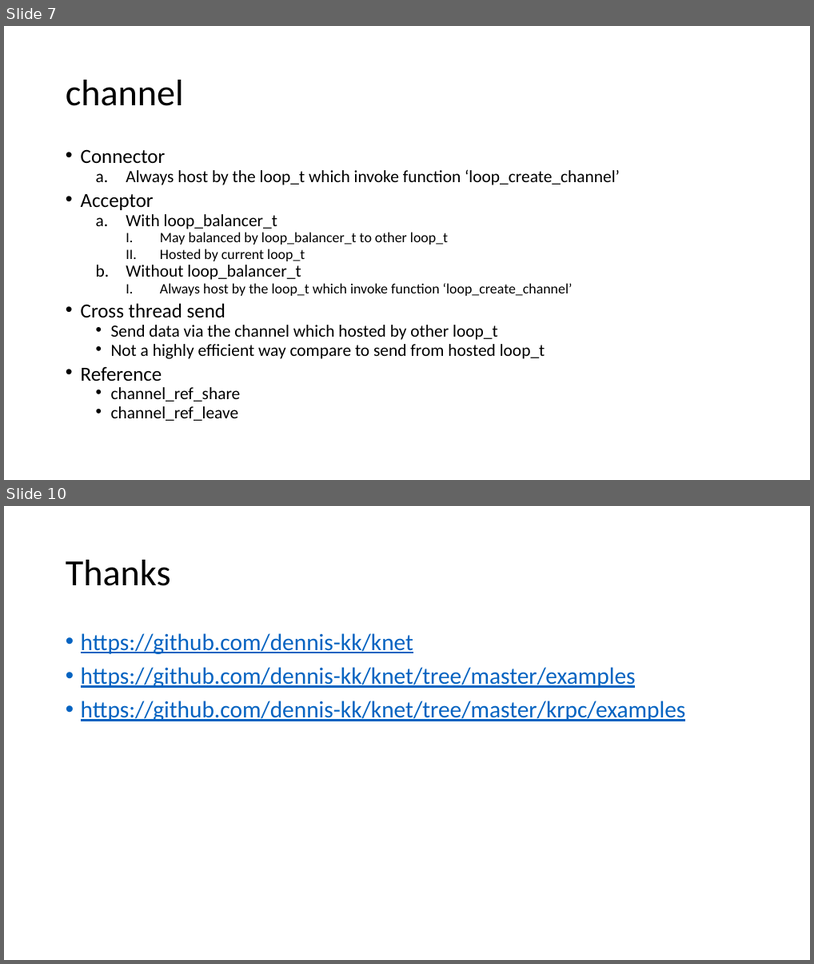
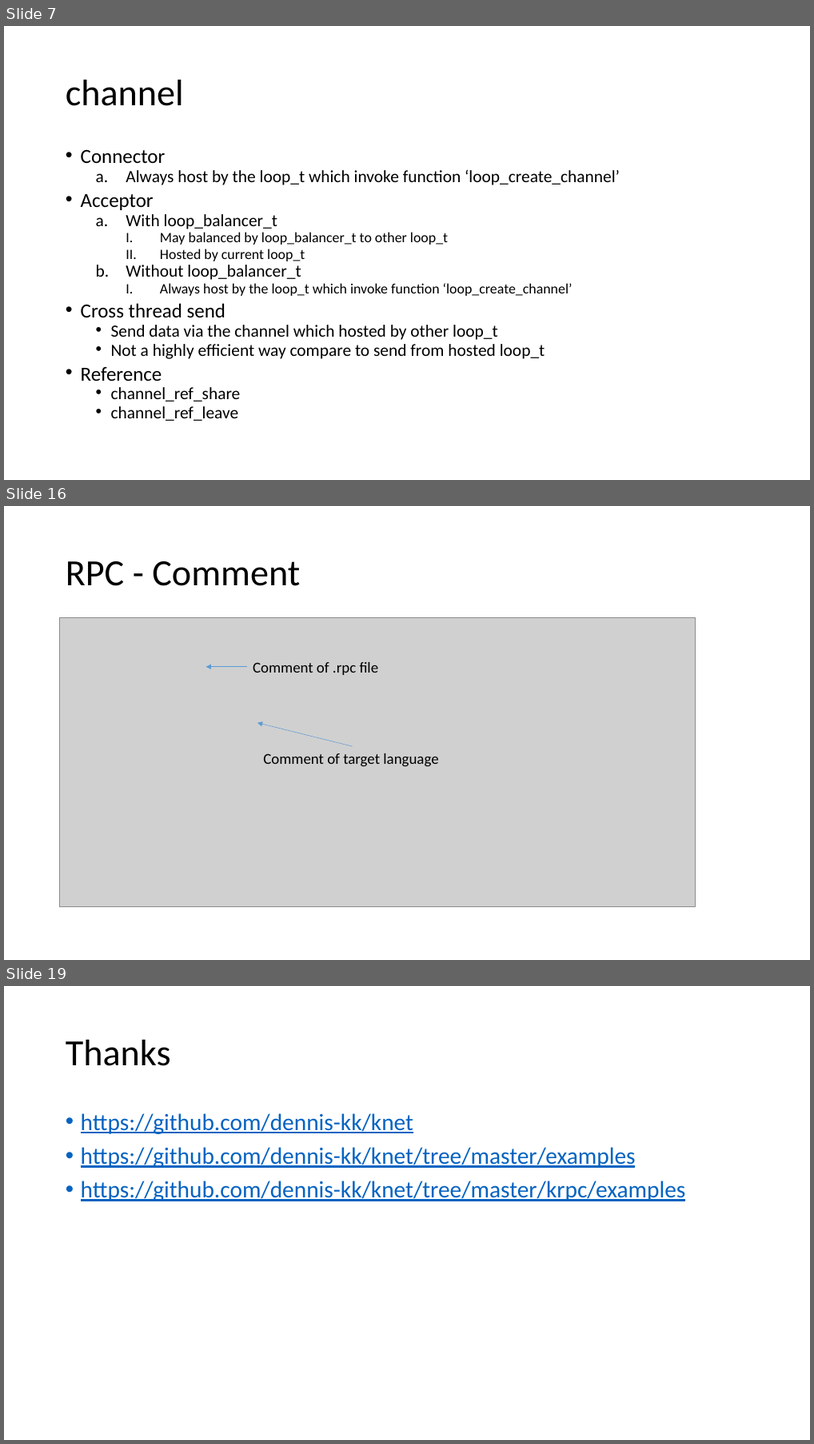
Before and after one commit to dennis-kk/knet, a slide deck: doc/knet.pptx. Shown one above the other, each under a label of ours: slides 7 and 10 before the commit, slides 7, 16 and 19 after it; the slides between them are not shown. The pictures are 814x964 and 814x1444 pixels, drawn with LibreOffice and Linux fonts; fonts in the diff are those of the drawing; grey boxes stand for pictures. Boxes give left, top, right and bottom in pixels: in the first picture for what was removed or moved away, otherwise in the second. Text is boxed around its words. In the diff, an @@ line names an element or a change of style, - is before the commit and + after.

```diff
--- a/doc/knet.pptx
+++ b/doc/knet.pptx
@@ slide 16 added at (4, 506, 810, 960), background #FFFFFF @@
@@ title added at (66, 561, 300, 586), 44 pt, text #000000 @@
+RPC - Comment
@@ picture added at (60, 618, 696, 907) @@
@@ arrow added from (247, 666) to (206, 666), #5B9BD5 0.5 pt @@
@@ text added at (253, 662, 379, 675), 18 pt, text #000000 @@
+Comment of .rpc file
@@ arrow added from (353, 746) to (258, 723), #5B9BD5 0.5 pt @@
@@ text added at (263, 753, 438, 767), 18 pt, text #000000 @@
+Comment of target language
@@ what was slide 10 is now slide 19 @@
```
Also in this commit, not shown: 2 slides changed, 8 other slides added, 2 other files.
